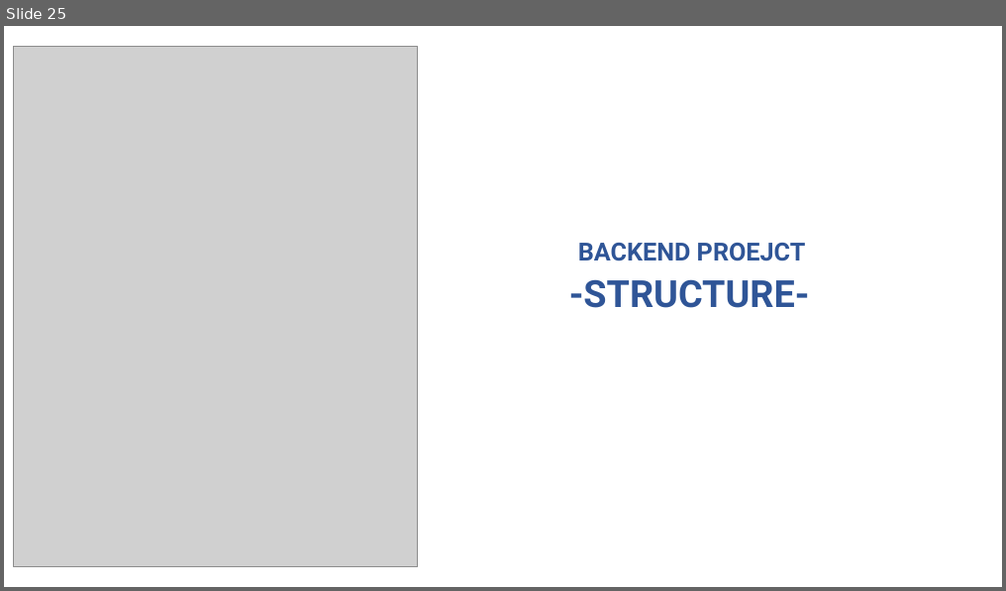
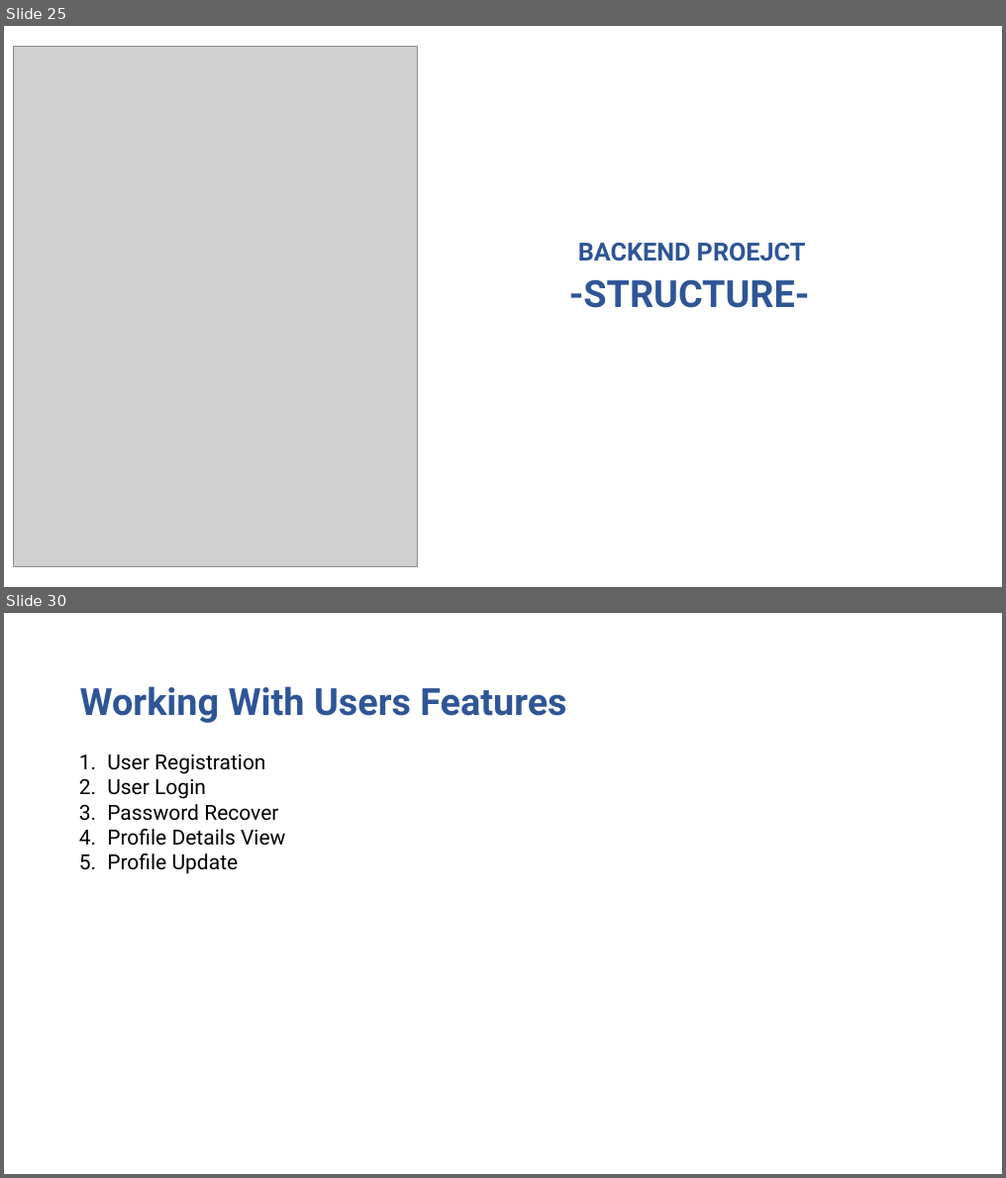
Before and after one commit to rupomsoft/MERN-STACK-Series, a slide deck: Inventory/PPT.pptx. Shown one above the other, each under a label of ours: slide 25 before the commit, slides 25 and 30 after it; the slides between them are not shown. The pictures are 1006x591 and 1006x1178 pixels, drawn with LibreOffice and Linux fonts; fonts in the diff are those of the drawing; grey boxes stand for pictures. Boxes give left, top, right and bottom in pixels: in the first picture for what was removed or moved away, otherwise in the second. Text is boxed around its words. In the diff, an @@ line names an element or a change of style, - is before the commit and + after.

```diff
--- a/Inventory/PPT.pptx
+++ b/Inventory/PPT.pptx
@@ slide 30 added at (4,613,1002,1174), background #FFFFFF @@
@@ text added at (80,686,566,723), 36 pt, text #2F5597, bold @@
+Working With Users Features
@@ text added at (107,755,285,874), 20 pt, text #000000 @@
+1. User Registration
+2. User Login
+3. Password Recover
+4. Profile Details View
+5. Profile Update
```
Also in this commit, not shown: 3 slides changed, 15 other slides added, 4 slides removed, 21 other files.
